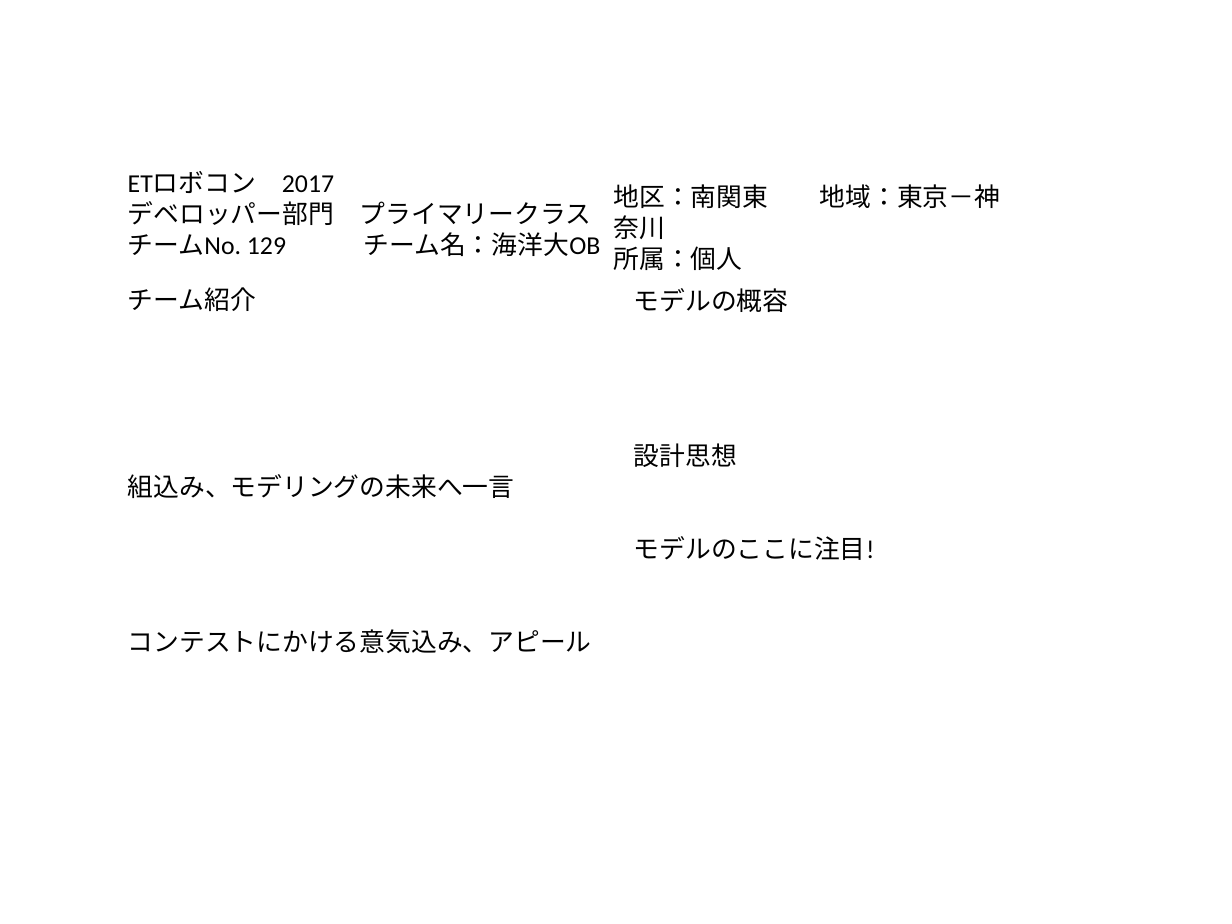
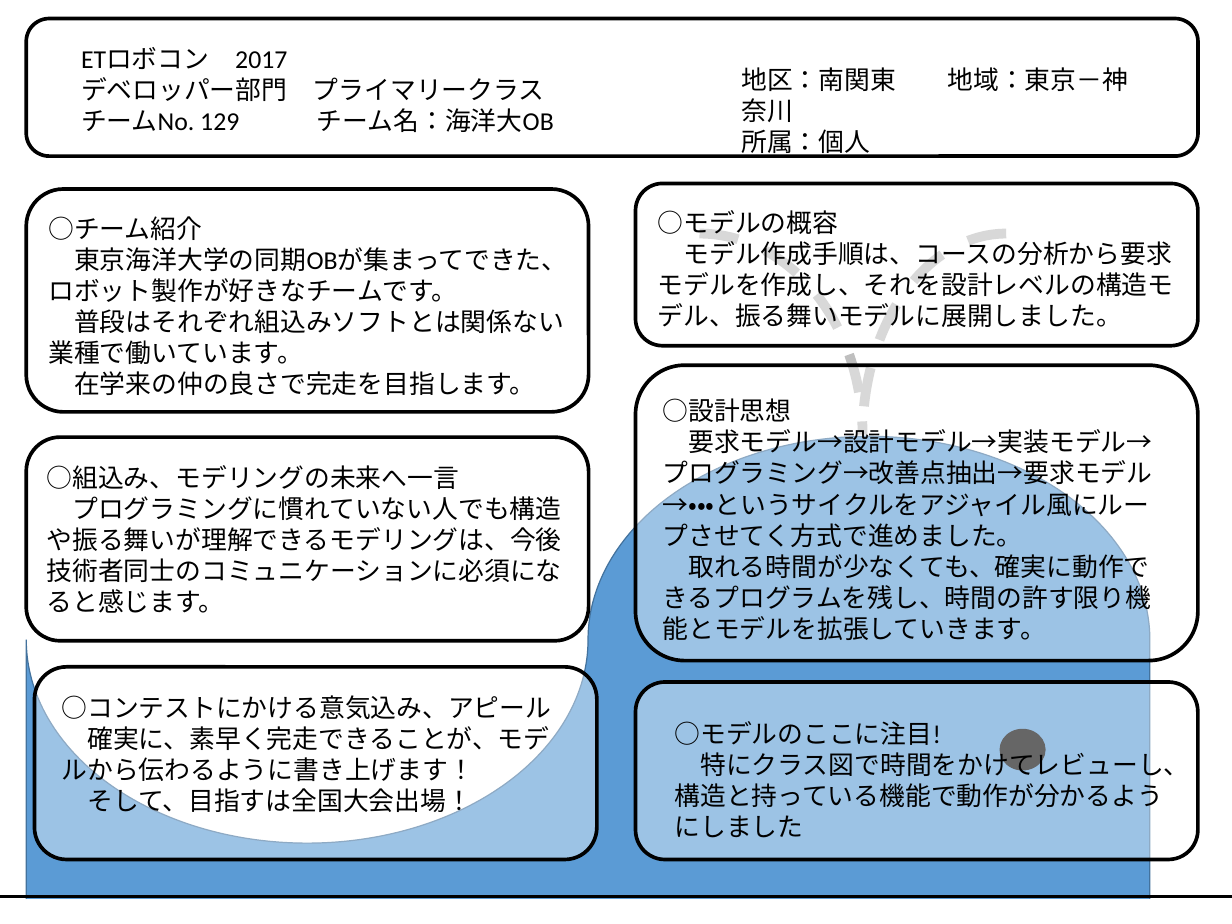
Before and after one commit to the-wizard-of-oz/ET_RoboCon_2017, a slide deck: slide 1 of 提出用シート.pptx. Drawn at 1232x924 pixels with LibreOffice and Linux fonts; fonts in the diff are those of the drawing. Boxes give left, top, right and bottom in pixels: in the first picture for what was removed or moved away, otherwise in the second. Text is boxed around its words. In the diff, an @@ line names an element or a change of style, - is before the commit and + after.

```diff
--- a/提出用シート.pptx
+++ b/提出用シート.pptx
@@ rounded rectangle added at [26,18,1199,156], outline #000000 3 pt @@
@@ text "ETロボコン 2017": place and size @@
-text "ETロボコン 2017" at [128,171,601,256]
+text "ETロボコン 2017" at [81,47,554,132]
@@ text "地区：南関東 地域：東京－神奈川" rewrapped from [613,184,768,270] to [741,67,896,157] @@
@@ rounded rectangle added at [26,189,589,412], fill #FFFFFF at 40% opacity, outline #000000 3 pt @@
@@ rounded rectangle added at [635,184,1198,346], fill #FFFFFF at 40% opacity, outline #000000 3 pt @@
@@ text at [48,216,567,395]: text changed @@
-チーム紹介
-組込み、モデリングの未来へ一言
-コンテストにかける意気込み、アピール
+○チーム紹介
+東京海洋大学の同期OBが集まってできた、ロボット製作が好きなチームです。
+普段はそれぞれ組込みソフトとは関係ない業種で働いています。
+在学来の仲の良さで完走を目指します。
@@ group added at [0,233,1232,924]: 2 arc (boxed as its full ellipse)s, 1 flow chart punched tape, 1 rounded rectangle, 1 line, 1 ellipse @@
@@ text added at [658,210,1174,327], 21.2 pt, text #000000 @@
+○モデルの概容
+モデル作成手順は、コースの分析から要求モデルを作成し、それを設計レベルの構造モデル、振る舞いモデルに展開しました。
@@ rounded rectangle added at [635,365,1198,661], fill #FFFFFF at 40% opacity, outline #000000 3 pt @@
@@ text added at [663,398,1153,640], 21.2 pt, text #000000 @@
+○設計思想
+要求モデル→設計モデル→実装モデル→プログラミング→改善点抽出→要求モデル→・・・というサイクルをアジャイル風にループさせてく方式で進めました。
+取れる時間が少なくても、確実に動作できるプログラムを残し、時間の許す限り機能とモデルを拡張していきます。
@@ rounded rectangle added at [26,437,589,641], fill #FFFFFF at 40% opacity, outline #000000 3 pt @@
@@ text added at [47,465,562,613], 21.2 pt, text #000000 @@
+○組込み、モデリングの未来へ一言
+プログラミングに慣れていない人でも構造や振る舞いが理解できるモデリングは、今後技術者同士のコミュニケーションに必須になると感じます。
@@ rounded rectangle added at [34,667,597,860], fill #FFFFFF at 40% opacity, outline #000000 3 pt @@
@@ rounded rectangle added at [635,682,1198,860], fill #FFFFFF at 40% opacity, outline #000000 3 pt @@
@@ text added at [61,695,551,816], 21.2 pt, text #000000 @@
+○コンテストにかける意気込み、アピール
+確実に、素早く完走できることが、モデルから伝わるように書き上げます！
+そして、目指すは全国大会出場！
@@ text at [675,721,1189,838]: text changed @@
-モデルの概容
-設計思想
-モデルのここに注目!
+○モデルのここに注目!
+特にクラス図で時間をかけてレビューし、構造と持っている機能で動作が分かるようにしました
```
Also in this commit, not shown: 4 other slides changed, 2 slides added, 1 slide removed.
